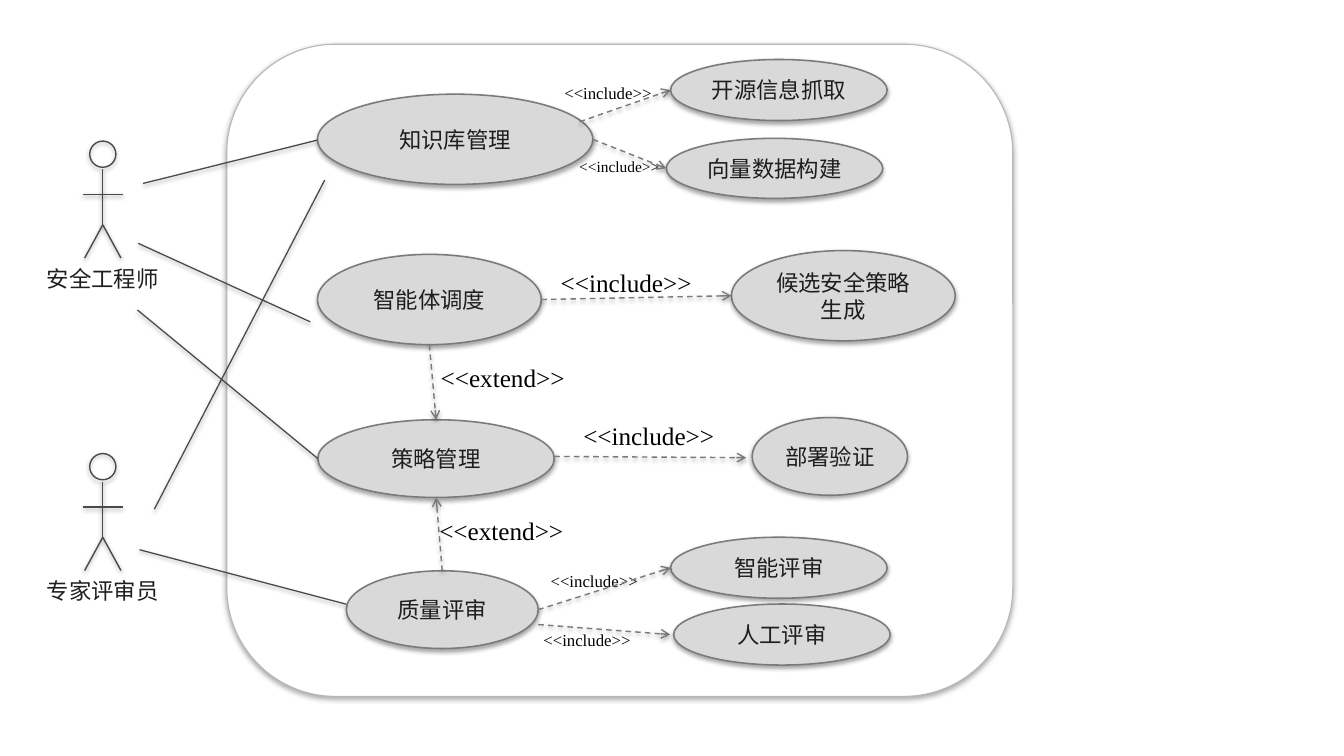
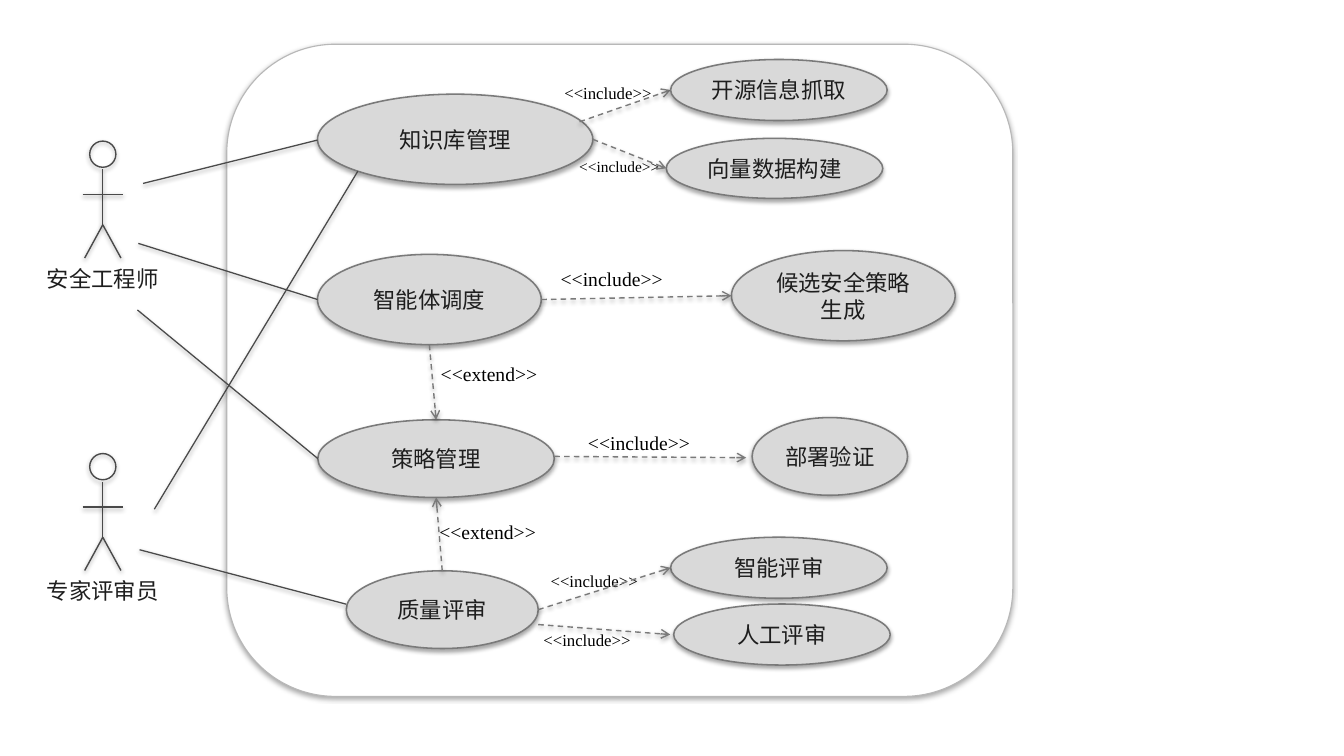
Before and after one commit to Ivanbeethoven/ustb_graduator_paper, a slide deck: slide 2 of images/chap4/chap4_core_diagrams.pptx. Drawn at 1344x756 pixels with LibreOffice and Linux fonts; fonts in the diff are those of the drawing. Boxes give left, top, right and bottom in pixels: in the first picture for what was removed or moved away, otherwise in the second. Text is boxed around its words. In the diff, an @@ line names an element or a change of style, - is before the commit and + after.

```diff
--- a/images/chap4/chap4_core_diagrams.pptx
+++ b/images/chap4/chap4_core_diagrams.pptx
@@ line moved from (154, 509) - (325, 180) to (154, 509) - (358, 171) @@
@@ line moved from (138, 243) - (311, 322) to (138, 243) - (318, 299) @@
@@ size 18 to 14 pt in 4 elements at bbox=[439, 525, 536, 542], bbox=[561, 272, 663, 287], bbox=[441, 367, 538, 382], bbox=[588, 436, 690, 451] @@
@@ text "<<include>>": place and size @@
-text "<<include>>" at bbox=[583, 427, 714, 446]
+text "<<include>>" at bbox=[588, 436, 690, 451]
```
Also in this commit, not shown: 2 other slides changed, 31 other files.
